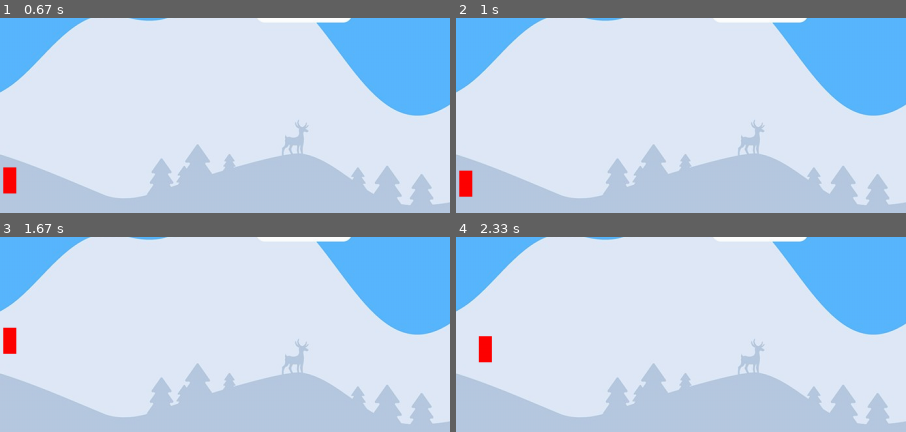
Above: before the commit, frames 1-4 (two rows, left to right).
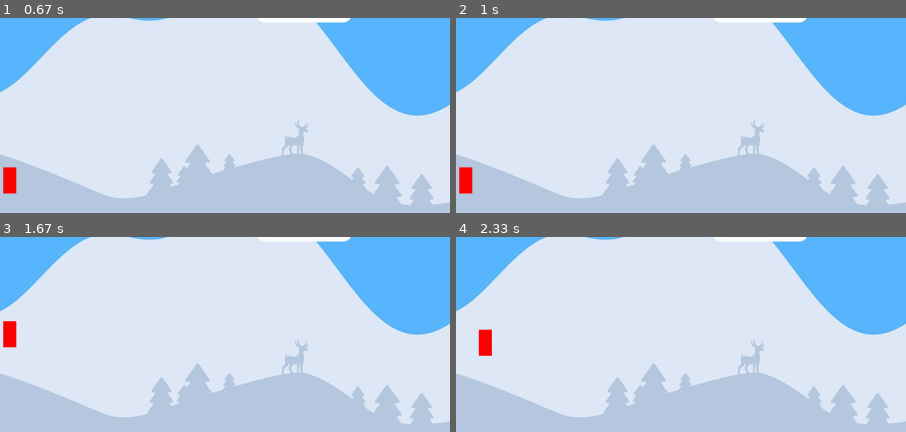
Above: after the commit, the same moments.

Repository: s0568941/usws-reinforcement-learning
Game: pygame game, started from usws_jump_and_run_game/main.py
The game is run twice, just before and just after one commit, with the same random seed, the same clock (stepped at 60 frames per second) and the same inputs.
Inputs:
- Up to frame 1 (0.67 s): hold Left from 0.33 s (still down)
- Up to frame 2 (1 s): release Left at 0.87 s; hold Down from 0.9 s (still down); tap Space at 0.97 s
- Up to frame 3 (1.67 s): release Down at 1.2 s; hold Left 1.23-1.63 s; tap Space at 1.3 s
- Up to frame 4 (2.33 s): hold Right 1.67-2.3 s; tap Space at 1.73, 2.03 s
The pictures show only the part of the screen within x 0-50%, y 50-100%; the shares and areas given below are measured in that part.

Frame 1 is identical in both runs. In frame 2, 0.1% of the frame differs, in the area x 0-4%, y 76-92%; in frame 3, 0.2%; in frame 4, 0.3%, in the area x 4-8%, y 47-65%.

Commit message:
remove moving up and down

Diff:
--- a/usws_jump_and_run_game/main.py
+++ b/usws_jump_and_run_game/main.py
@@ -56,12 +56,6 @@
 
     # Wenn der Spieler nicht springt, dann bewegt er sich normal mit der Geschwindigkeit
     if not player.is_jump:
-        if keys[pygame.K_UP] and player.y > player.speed:
-            player.y -= player.speed
-
-        if keys[pygame.K_DOWN] and player.y < (SCREEN_HEIGHT - player.height - player.speed):
-            player.y += player.speed
-
         if keys[pygame.K_SPACE]:
             player.is_jump = True
     # Wenn der Spieler springt, dann erfolgt das mithilfe einer quadratischen Formel
